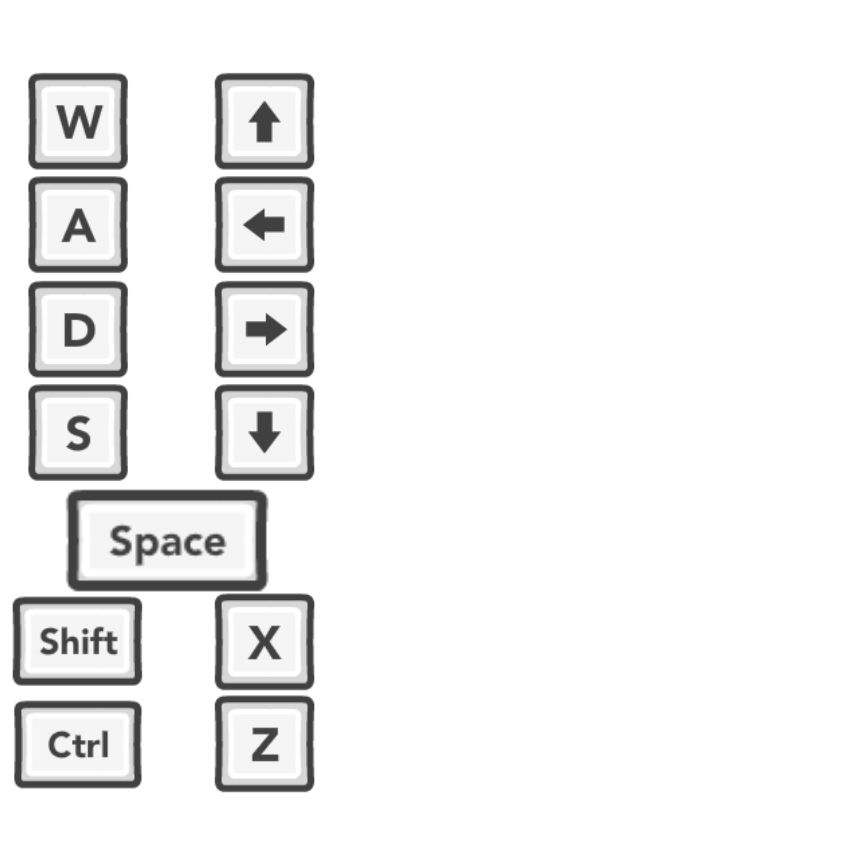
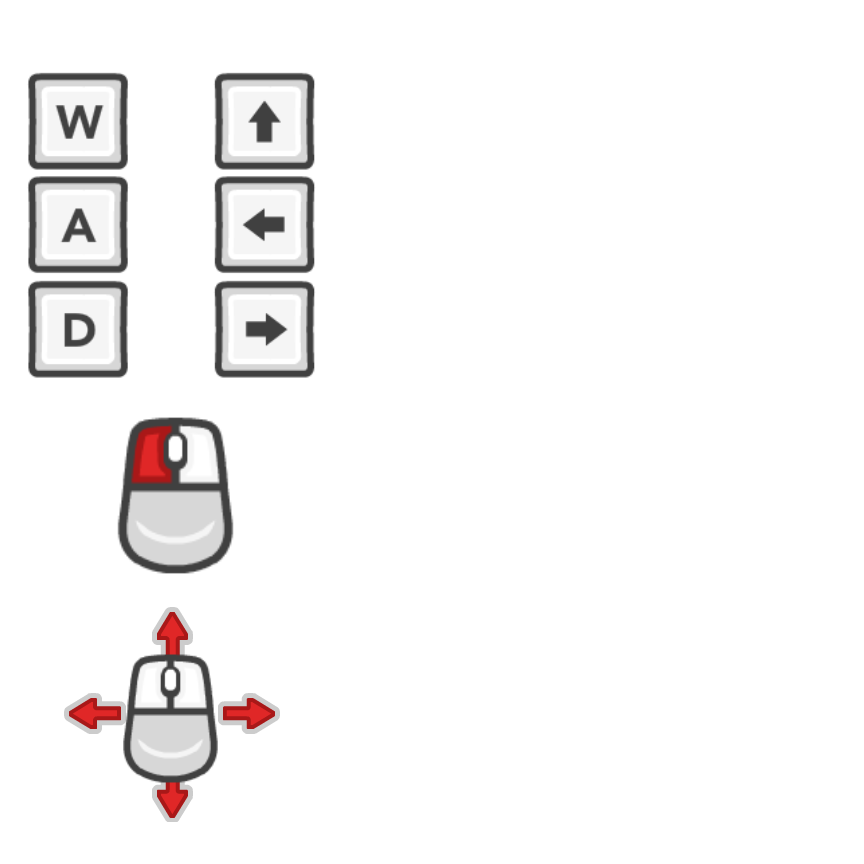
Two versions of the same layered image (864 × 864). Layer-by-layer changes:
removed layer "ou" (1st of 2, in "Pasta 2") from group "Pasta 2" over bbox(149, 730, 195, 753)
removed layer "ou copy 4" from group "Pasta 2" over bbox(152, 631, 193, 654)
removed layer "ou copy 3" from group "Pasta 2" over bbox(149, 418, 195, 441)
removed layer "Keyboard_White_S" from group "Pasta 1" over bbox(27, 384, 130, 482)
removed layer "Keyboard_White_Arrow_Down" from group "Pasta 1" over bbox(213, 384, 316, 482)
renamed "Keyboard_White_Space" to "LMB", painted on it over bbox(65, 417, 269, 592)
removed layer "Keyboard_White_Shift" from group "Pasta 1" over bbox(11, 596, 144, 686)
removed layer "Keyboard_White_Ctrl" from group "Pasta 1" over bbox(12, 700, 144, 789)
removed layer "Keyboard_White_Z" from group "Pasta 1" over bbox(213, 695, 316, 793)
removed layer "Keyboard_White_X" from group "Pasta 1" over bbox(213, 593, 316, 691)
added group "MouseMove" with 2 layers in group "Pasta 1" over bbox(64, 607, 280, 822)
added layer "Keyboard_White_Mouse_Simple" in group "MouseMove" over bbox(123, 654, 218, 783)
added layer "Directional_Arrow_Cross" in group "MouseMove" over bbox(64, 607, 280, 822)
